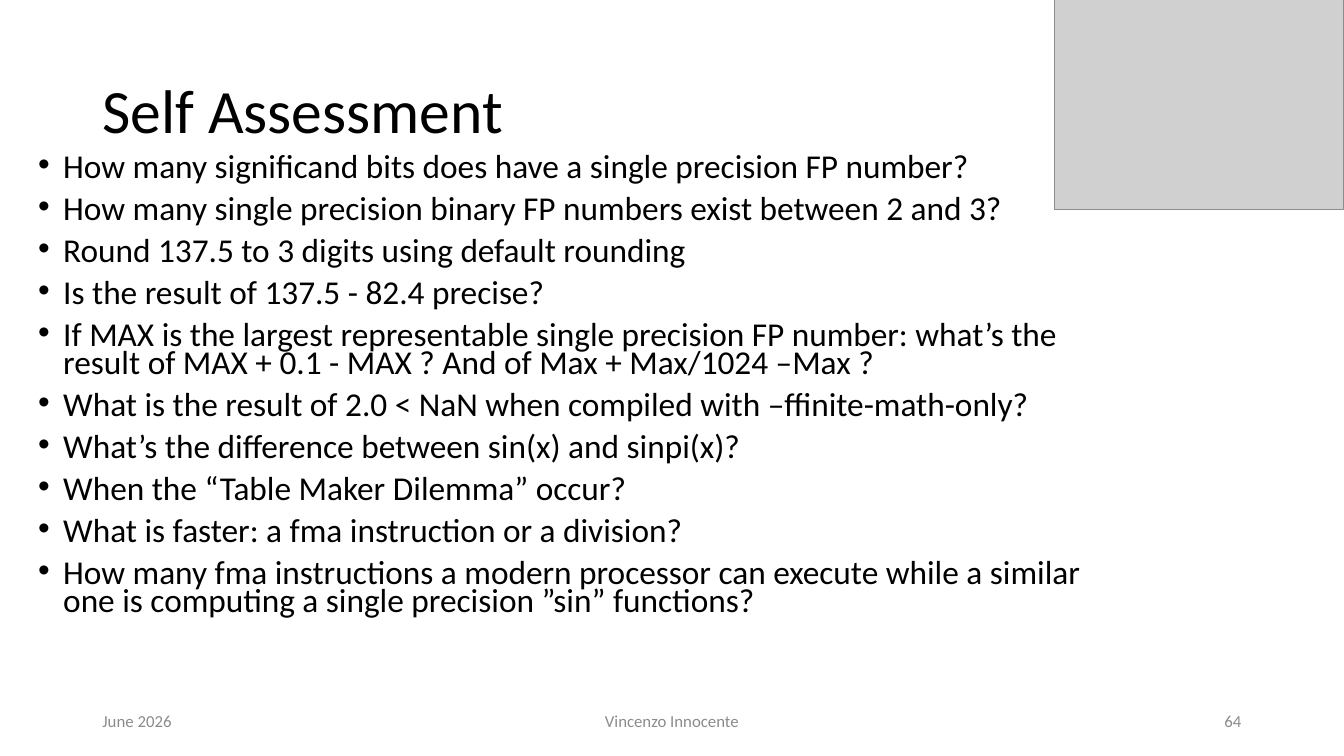
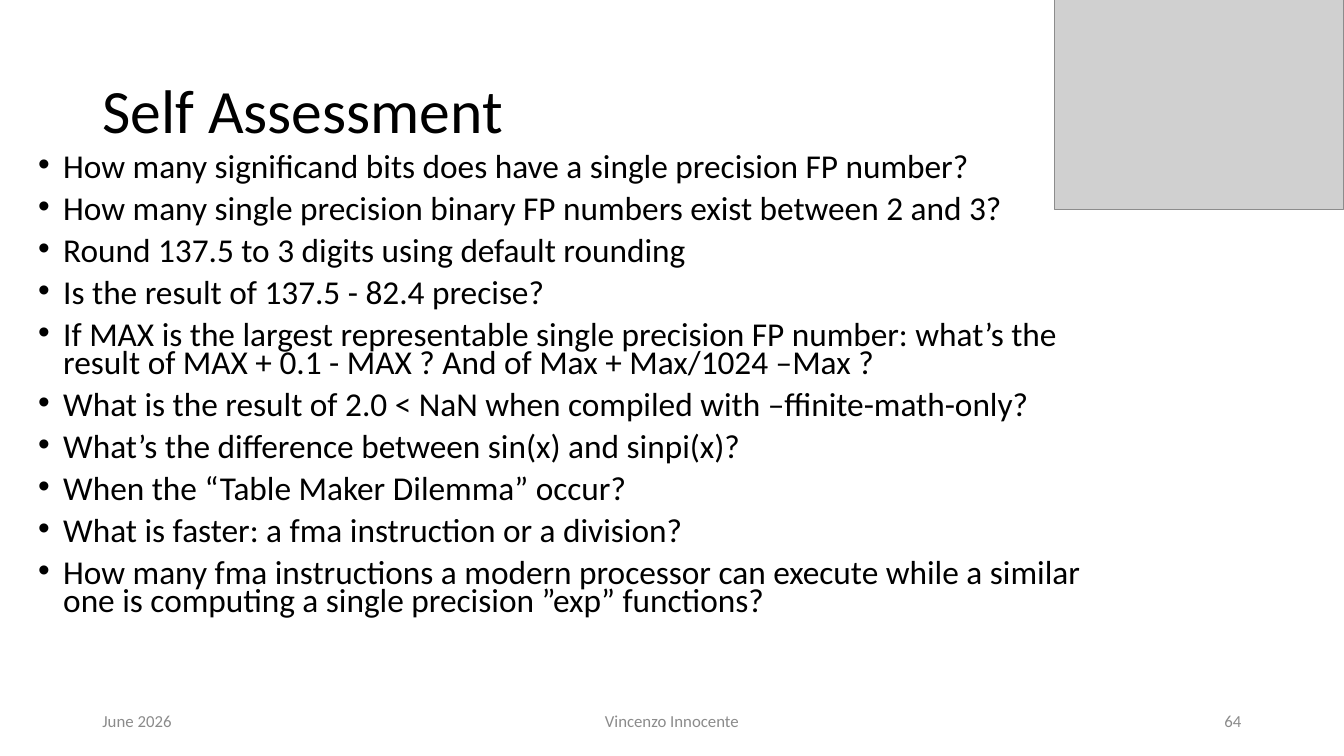
Before and after one commit to VinInn/FPCourse, a slide deck: slide 64 of Slides/FPforScientist.pptx. Drawn at 1344x756 pixels with LibreOffice and Linux fonts; fonts in the diff are those of the drawing; grey boxes stand for pictures. Boxes give left, top, right and bottom in pixels: in the first picture for what was removed or moved away, otherwise in the second. Text is boxed around its words. In the diff, an @@ line names an element or a change of style, - is before the commit and + after.

```diff
--- a/Slides/FPforScientist.pptx
+++ b/Slides/FPforScientist.pptx
@@ text at [63,561,1080,618]: text changed @@
-• How many fma instructions a modern processor can execute while a similar one is computing a single precision ”sin” functions?
+• How many fma instructions a modern processor can execute while a similar one is computing a single precision ”exp” functions?
```
Also in this commit, not shown: 2 other slides changed.
